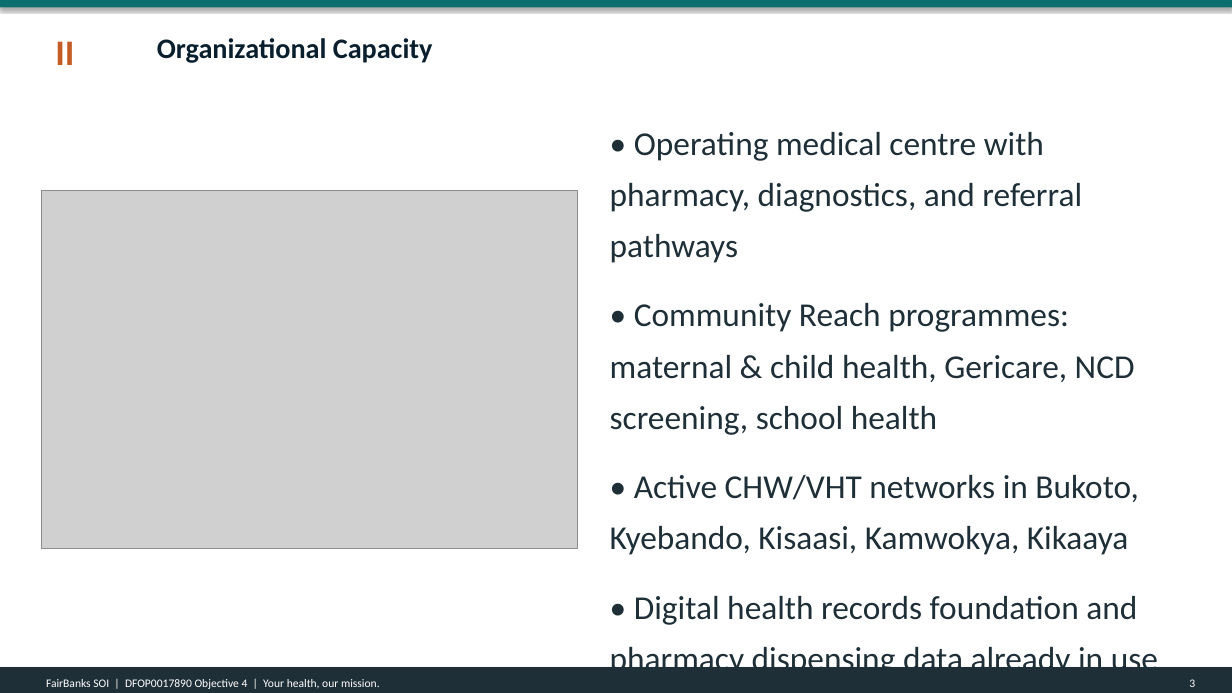
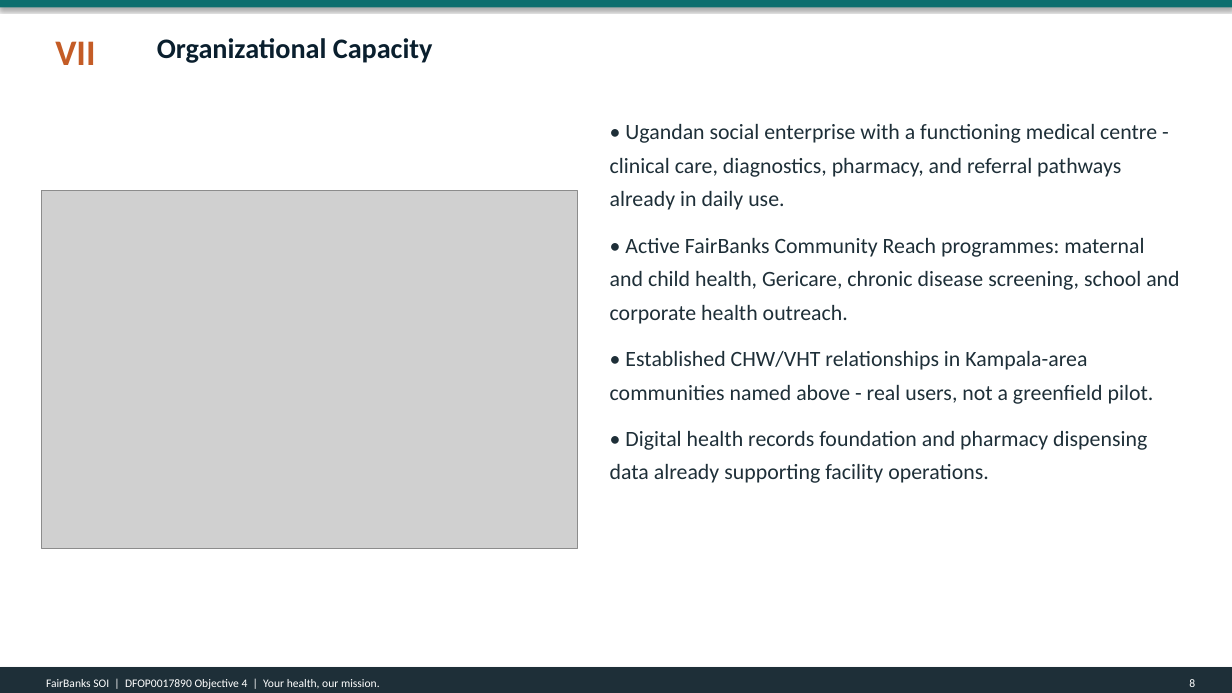
Before and after one commit to WASSWA2624/fairbanks, a slide deck: slide 8 of applications/dos-uganda/documents/dos-uganda_ppt.pptx (slide 3 before the commit). Drawn at 1232x693 pixels with LibreOffice and Linux fonts; fonts in the diff are those of the drawing; grey boxes stand for pictures. Boxes give left, top, right and bottom in pixels: in the first picture for what was removed or moved away, otherwise in the second. Text is boxed around its words. In the diff, an @@ line names an element or a change of style, - is before the commit and + after.

Commit message:
Revise documentation and project deliverables for the Uganda Health MOU. Update the build_dos-uganda_docs.py script to reflect changes in the Statement of Interest, including new objectives and a focus on interoperability. Enhance the Word, PDF, and PowerPoint outputs with updated titles, subtitles, and content to align with the latest project guidelines. Introduce a new Grants URL for reference and ensure all documents maintain consistency with the project's branding and messaging standards.

```diff
--- a/applications/dos-uganda/documents/dos-uganda_ppt.pptx
+++ b/applications/dos-uganda/documents/dos-uganda_ppt.pptx
@@ text at <box>55,41,95,65</box>: text changed @@
-II
+VII
@@ text at <box>610,124,1179,483</box>: text changed; size 26 to 17 pt @@
-• Operating medical centre with pharmacy, diagnostics, and referral pathways
-• Community Reach programmes: maternal & child health, Gericare, NCD screening, school health
-• Active CHW/VHT networks in Bukoto, Kyebando, Kisaasi, Kamwokya, Kikaaya
-• Digital health records foundation and pharmacy dispensing data already in use
+• Ugandan social enterprise with a functioning medical centre - clinical care, diagnostics, pharmacy, and referral pathways already in daily use.
+• Active FairBanks Community Reach programmes: maternal and child health, Gericare, chronic disease screening, school and corporate health outreach.
+• Established CHW/VHT relationships in Kampala-area communities named above - real users, not a greenfield pilot.
+• Digital health records foundation and pharmacy dispensing data already supporting facility operations.
@@ text at <box>1189,679,1195,687</box>: text changed @@
-3
+8
```
Also in this commit, not shown: 7 other slides changed, 3 slides added, 2 slides removed, 14 other files.
